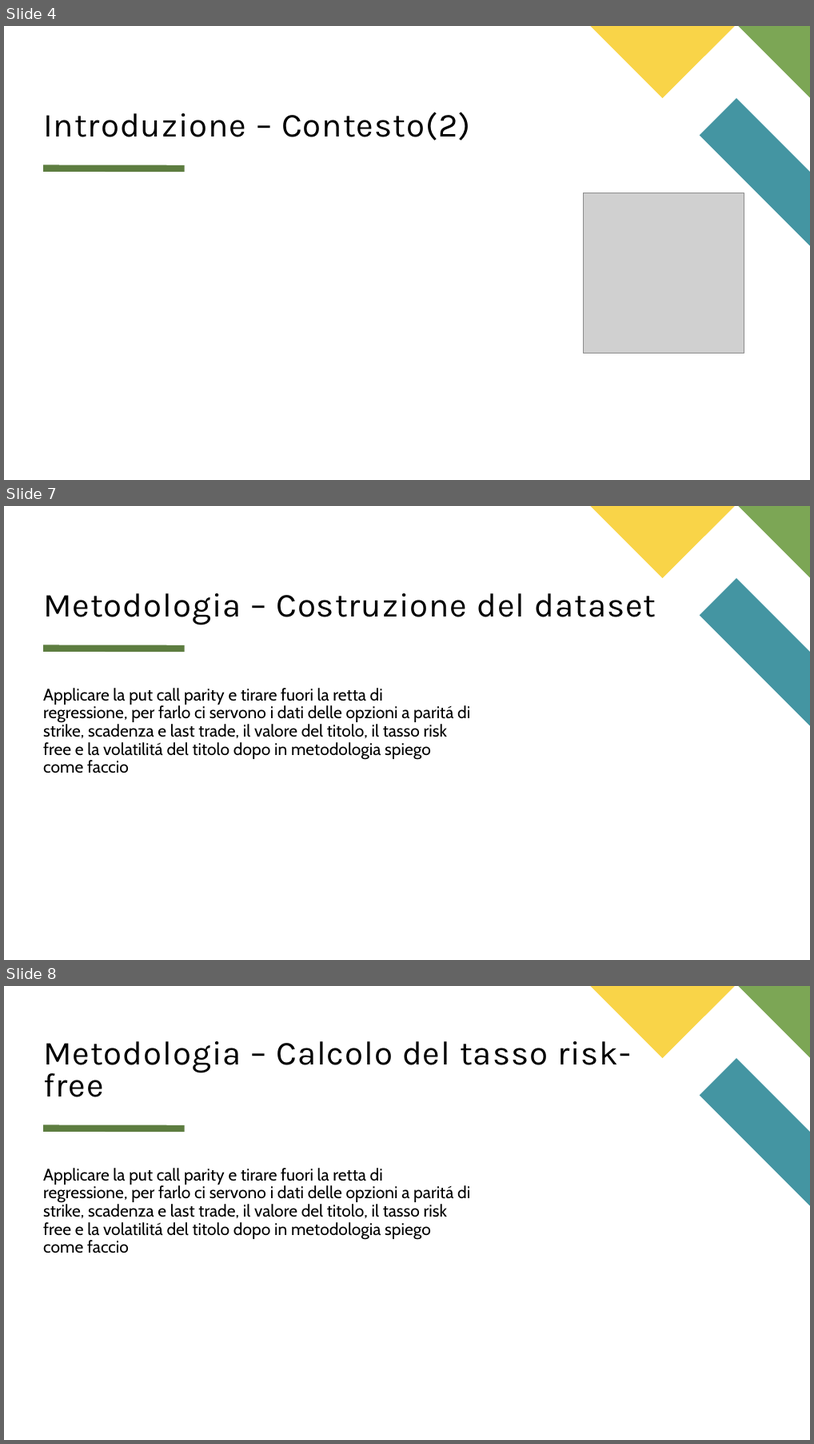
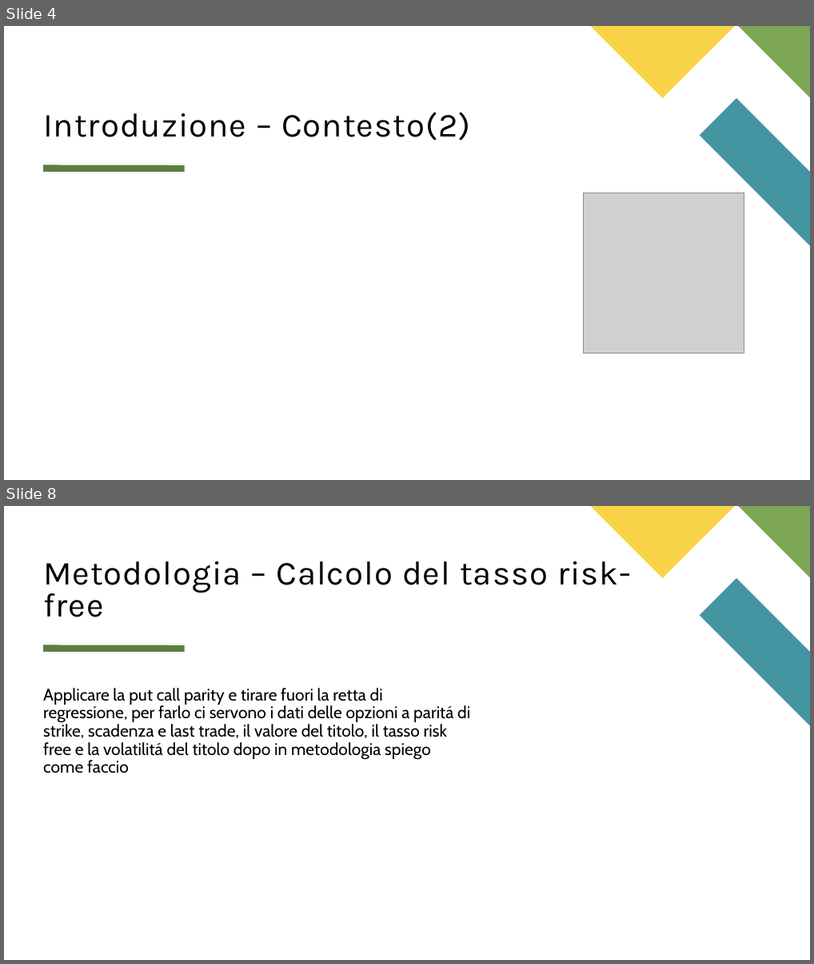
Before and after one commit to matteo-conti-97/MPSMF_Project, a slide deck: presentazione.pptx. Shown one above the other, each under a label of ours: slides 4, 7 and 8 before the commit, slides 4 and 8 after it; the slides between them are not shown. The pictures are 814x1444 and 814x964 pixels, drawn with LibreOffice and Linux fonts; fonts in the diff are those of the drawing; grey boxes stand for pictures. Boxes give left, top, right and bottom in pixels: in the first picture for what was removed or moved away, otherwise in the second. Text is boxed around its words. In the diff, an @@ line names an element or a change of style, - is before the commit and + after.

```diff
--- a/presentazione.pptx
+++ b/presentazione.pptx
@@ slide 7 removed at bbox=[4, 506, 810, 960], background #FFFFFF; not listed: 4 template elements that a slide beside it also shows @@
@@ title removed at bbox=[43, 593, 657, 625] @@
-Metodologia – Costruzione del dataset
@@ text removed at bbox=[43, 688, 470, 773] @@
-Applicare la put call parity e tirare fuori la retta di regressione, per farlo ci servono i dati delle opzioni a paritá di strike, scadenza e last trade, il valore del titolo, il tasso risk free e la volatilitá del titolo dopo in metodologia spiego come faccio
```
Also in this commit, not shown: 2 slides changed, 2 slides added, 1 other slide removed.
